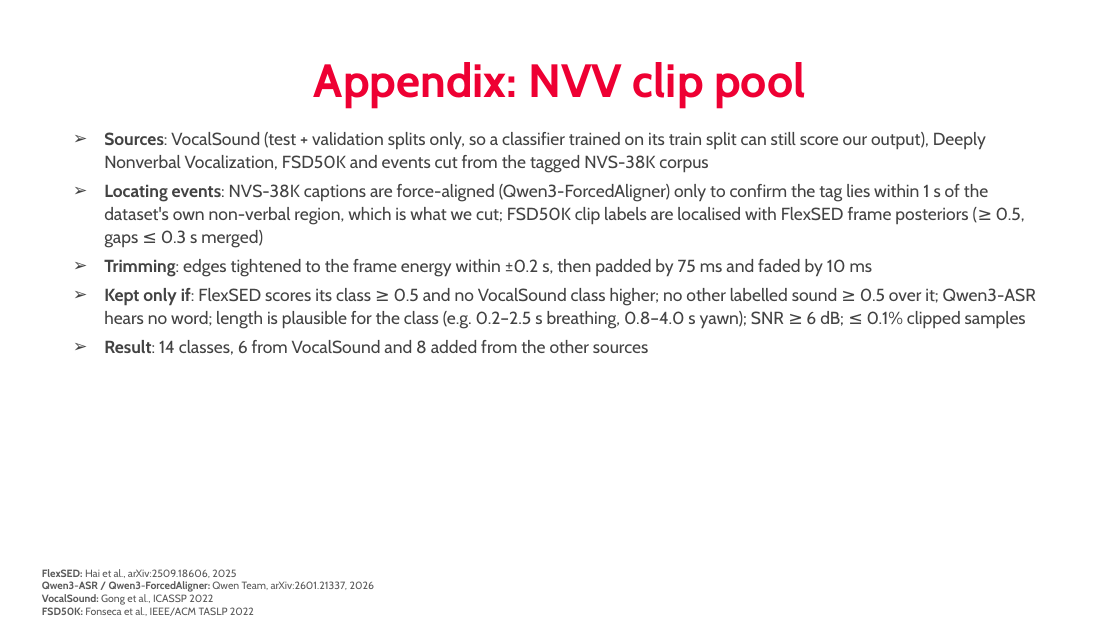
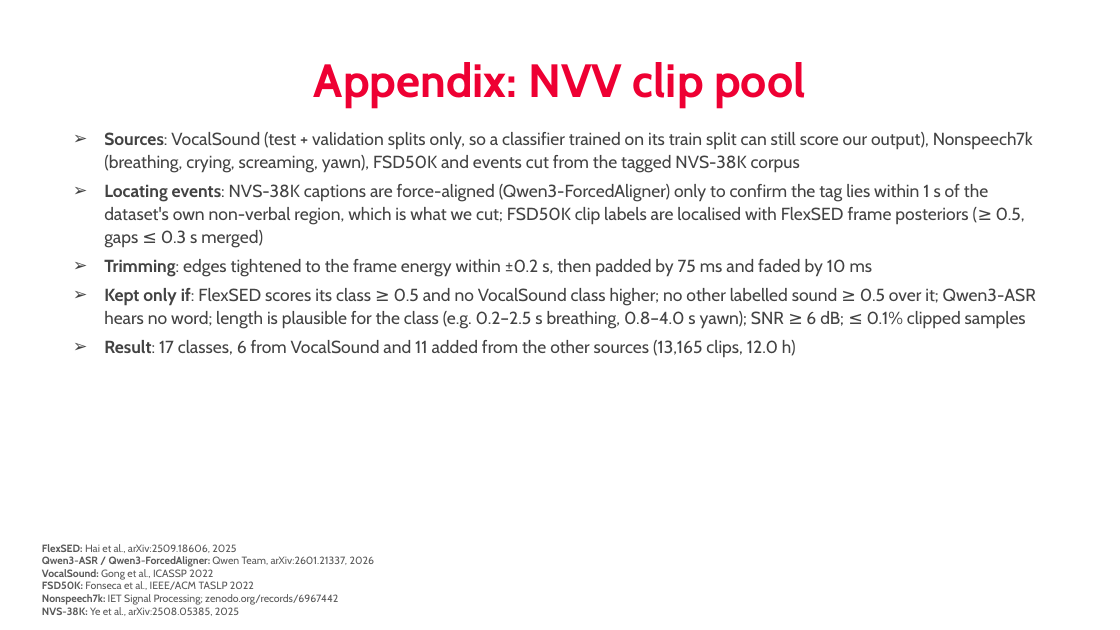
Before and after one commit to nhakanasi/VDT_GD2, a slide deck: slide 26 of Method.pptx. Drawn at 1120x630 pixels with LibreOffice and Linux fonts; fonts in the diff are those of the drawing; background and template pictures are left out. Boxes give left, top, right and bottom in pixels: in the first picture for what was removed or moved away, otherwise in the second. Text is boxed around its words. In the diff, an @@ line names an element or a change of style, - is before the commit and + after.

```diff
--- a/Method.pptx
+++ b/Method.pptx
@@ text at box(104, 132, 1033, 173): text changed @@
-➢ Sources: VocalSound (test + validation splits only, so a classifier trained on its train split can still score our output), Deeply Nonverbal Vocalization, FSD50K and events cut from the tagged NVS-38K corpus
+➢ Sources: VocalSound (test + validation splits only, so a classifier trained on its train split can still score our output), Nonspeech7k (breathing, crying, screaming, yawn), FSD50K and events cut from the tagged NVS-38K corpus
@@ text at box(104, 340, 796, 358): text changed @@
-➢ Result: 14 classes, 6 from VocalSound and 8 added from the other sources
+➢ Result: 17 classes, 6 from VocalSound and 11 added from the other sources (13,165 clips, 12.0 h)
@@ text "FlexSED: Hai et al., arXiv:2509.18606, ...": place and size @@
-text "FlexSED: Hai et al., arXiv:2509.18606, ..." at box(42, 569, 374, 616)
+text "FlexSED: Hai et al., arXiv:2509.18606, ..." at box(42, 544, 374, 616)
@@ text at box(42, 594, 338, 616): paragraphs added @@
+Nonspeech7k: IET Signal Processing; zenodo.org/records/6967442
+NVS-38K: Ye et al., arXiv:2508.05385, 2025
```
Also in this commit, not shown: 23 other slides changed, 1 slide added, 1 slide removed, 8 other files.
